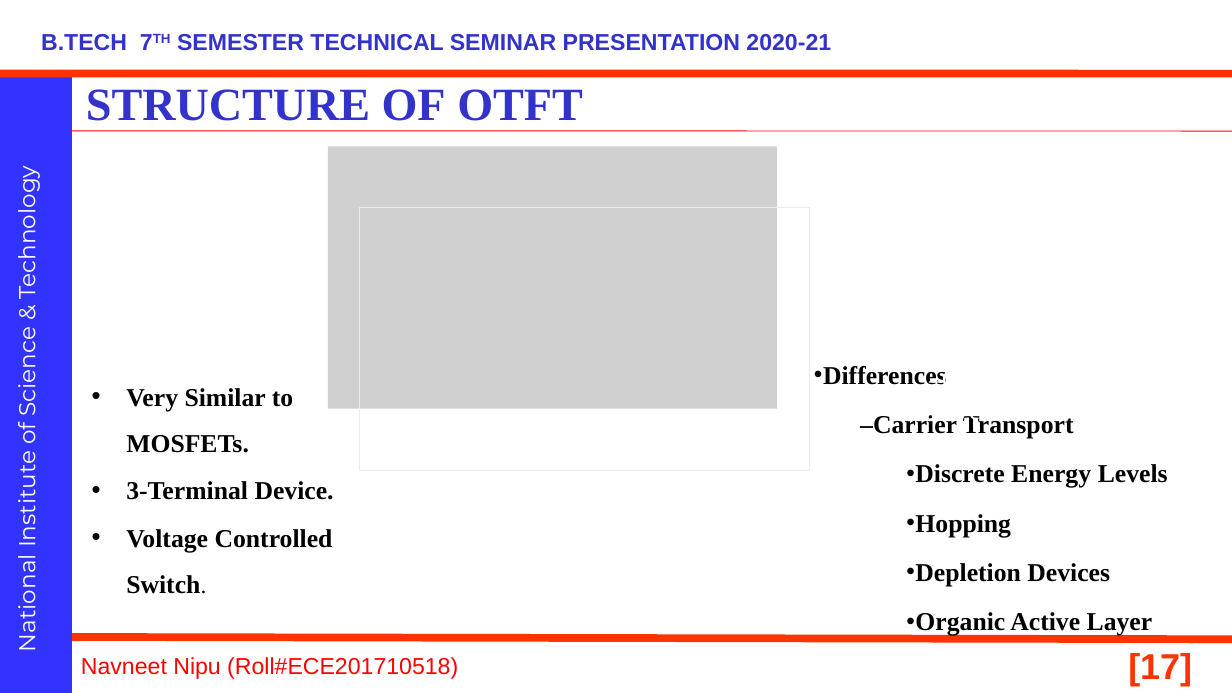
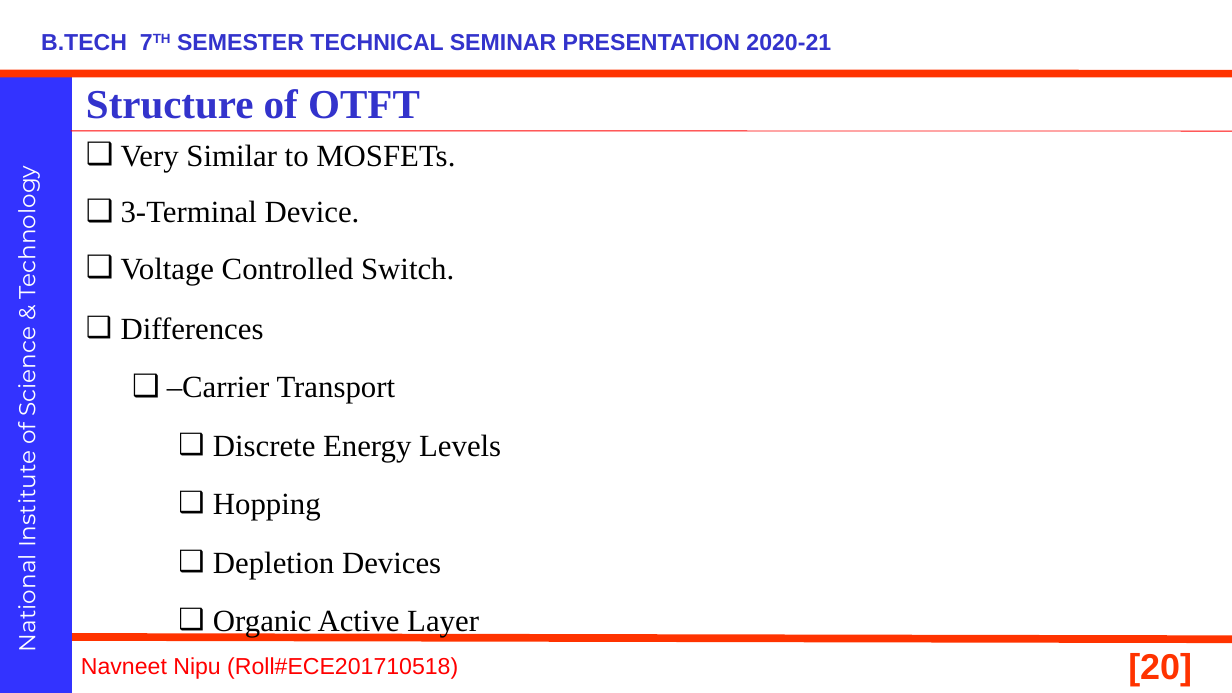
Before and after one commit to navneetnipu/BTECH_SEMINAR, a slide deck: slide 20 of seminar ppt.pptx (slide 17 before the commit). Drawn at 1232x693 pixels with LibreOffice and Linux fonts; fonts in the diff are those of the drawing; grey boxes stand for pictures; background and template pictures are left out. Boxes give left, top, right and bottom in pixels: in the first picture for what was removed or moved away, otherwise in the second. Text is boxed around its words. In the diff, an @@ line names an element or a change of style, - is before the commit and + after.

```diff
--- a/seminar ppt.pptx
+++ b/seminar ppt.pptx
@@ title at (86, 89, 420, 119): text changed; size 36 to 32 pt @@
-STRUCTURE OF OTFT
+Structure of OTFT
@@ text "Very Similar to MOSFETs.": place and size @@
-text "Very Similar to MOSFETs." at (126, 388, 334, 594)
+text "Very Similar to MOSFETs." at (121, 144, 501, 638)
@@ text at (121, 144, 455, 285): size 20 to 24 pt, bold off in "Very Similar to MOSFETs.", "3-Terminal Device.", "Voltage Controlled Switch."; size 18 to 24 pt in "Switch."; alignment left to justified; bullet • to ❑ @@
@@ picture removed at (328, 146, 777, 409) @@
@@ freeform shape removed at (360, 207, 810, 470) @@
@@ text at (121, 317, 501, 638): paragraphs added @@
+❑ Differences
+❑ –Carrier Transport
+  ❑ Discrete Energy Levels
+  ❑ Hopping
+  ❑ Depletion Devices
+  ❑ Organic Active Layer
@@ text removed at (823, 366, 1168, 636) @@
-• Differences
-–Carrier Transport
-  • Discrete Energy Levels
-  • Hopping
-  • Depletion Devices
-  • Organic Active Layer
@@ text removed at (929, 372, 1024, 425) @@
-–Organic Active Layer
@@ page number at (1128, 653, 1192, 686): text changed @@
-[17]
+[20]
```
Also in this commit, not shown: 19 other slides changed, 7 slides added, 1 slide removed, 1 other file.
